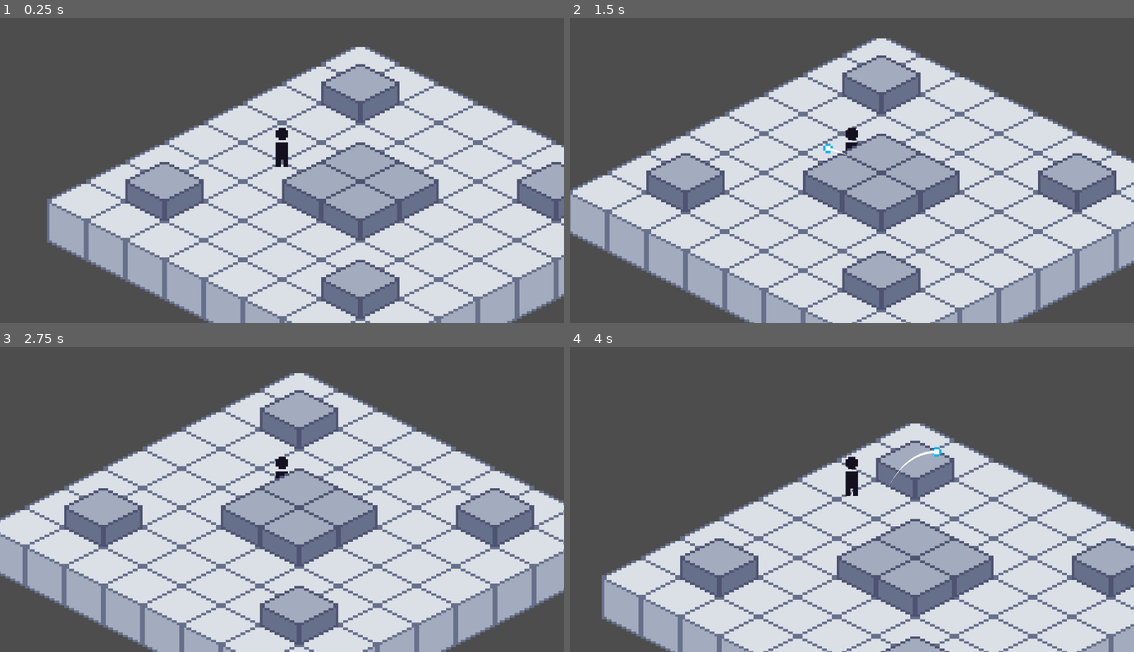
Above: before the commit, frames 1-4 (two rows, left to right).
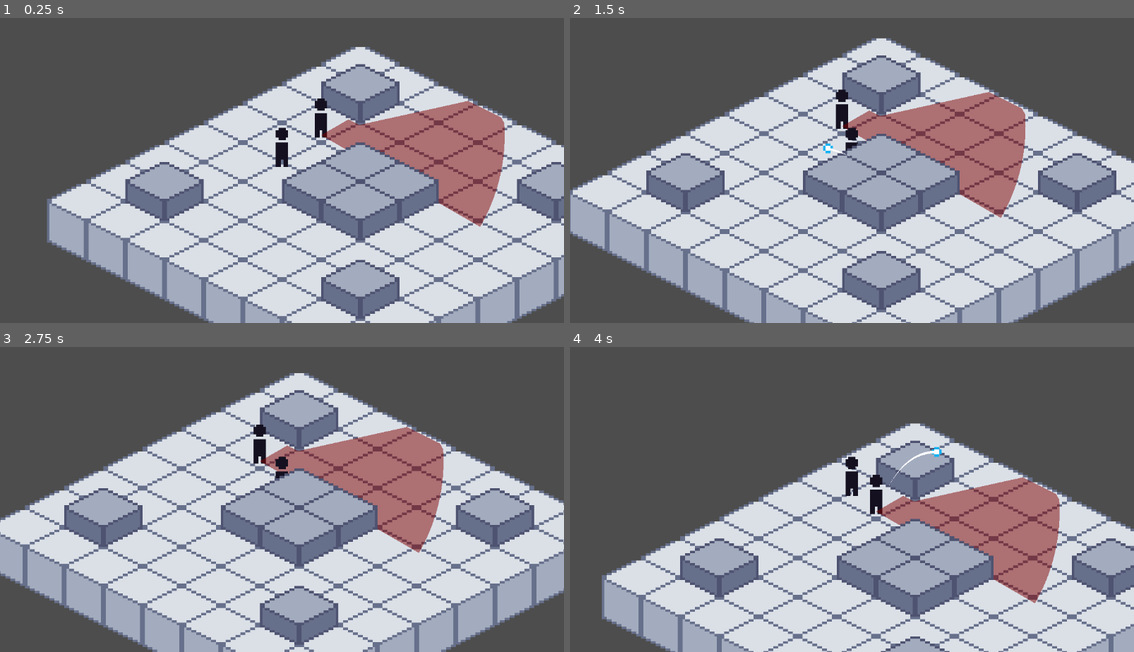
Above: after the commit, the same moments.

Repository: Brooklyn-Dev/stealth-game
Game: Godot game, scene res://Scenes/Game.tscn
The game is run twice, just before and just after one commit, with the same random seed, the same clock (stepped at 60 frames per second) and the same inputs.
Inputs (mouse positions are in pixels of both pictures, inside the frame that each line leads up to):
- Up to frame 1 (0.25 s): no input
- Up to frame 2 (1.5 s): tap Enter at 0.5 s; move the mouse to (976, 149) at 0.52 s; hold Right (ui_right) 0.53-1.28 s; click (976, 149) at 0.6 s; move the mouse to (739, 179) at 1.27 s; hold Down (ui_down) from 1.28 s (still down); click (739, 179) at 1.35 s
- Up to frame 3 (2.75 s): move the mouse to (338, 423) at 2.02 s; release Down (ui_down) at 2.03 s; hold Right (ui_right) from 2.03 s (still down); click (338, 423) at 2.1 s
- Up to frame 4 (4 s): move the mouse to (823, 557) at 2.77 s; release Right (ui_right) at 2.78 s; hold Up (ui_up) 2.78-3.53 s; click (823, 557) at 2.85 s; move the mouse to (1021, 542) at 3.52 s; hold Left (ui_left) from 3.53 s (still down); click (1021, 542) at 3.6 s

The runs differ from the first frame. In frame 1, 6.6% of the frame differs, in the area x 55-90%, y 26-69%; in frame 2, 6.6%; in frame 3, 6.5%; in frame 4, 6.6%.

Commit message:
feat: implement enemy vision

Diff:
--- a/Scenes/Game.tscn
+++ b/Scenes/Game.tscn
@@ -1,8 +1,9 @@
-[gd_scene load_steps=4 format=4 uid="uid://clkpgbjj1y2mf"]
+[gd_scene load_steps=5 format=4 uid="uid://clkpgbjj1y2mf"]
 
 [ext_resource type="TileSet" uid="uid://c2kwfrmdsgv85" path="res://assets/TileSet.tres" id="1_ibkli"]
 [ext_resource type="Script" uid="uid://dqvqhv1pms3td" path="res://scripts/tile_map_layer.gd" id="2_cpr0p"]
-[ext_resource type="PackedScene" uid="uid://jfdw5tg5oaio" path="res://scenes/player/Player.tscn" id="2_qbsmt"]
+[ext_resource type="PackedScene" uid="uid://jfdw5tg5oaio" path="res://Scenes/player/Player.tscn" id="2_qbsmt"]
+[ext_resource type="PackedScene" uid="uid://bn0ljsi1tmmdv" path="res://Scenes/enemy/Enemy.tscn" id="4_kldst"]
 
 [node name="Game" type="Node2D"]
 
@@ -30,3 +31,6 @@
 
 [node name="Camera2D" type="Camera2D" parent="Y-Sort/Player"]
 zoom = Vector2(5, 5)
+
+[node name="Enemy" parent="Y-Sort" instance=ExtResource("4_kldst")]
+position = Vector2(-16, -36)
--- /dev/null
+++ b/Scenes/enemy/Enemy.tscn
@@ -0,0 +1,22 @@
+[gd_scene load_steps=4 format=3 uid="uid://bn0ljsi1tmmdv"]
+
+[ext_resource type="Script" uid="uid://bofsqv0lwnbfk" path="res://Scenes/enemy/enemy.gd" id="1_jwrso"]
+[ext_resource type="Texture2D" uid="uid://c67oxy0qgn17c" path="res://assets/player.png" id="1_tv2d7"]
+
+[sub_resource type="CircleShape2D" id="CircleShape2D_jwrso"]
+radius = 2.0
+
+[node name="Enemy" type="CharacterBody2D"]
+z_index = 5
+y_sort_enabled = true
+script = ExtResource("1_jwrso")
+
+[node name="CollisionShape2D" type="CollisionShape2D" parent="."]
+shape = SubResource("CircleShape2D_jwrso")
+
+[node name="Sprite2D" type="Sprite2D" parent="."]
+texture_filter = 1
+position = Vector2(0, -7)
+texture = ExtResource("1_tv2d7")
+
+[node name="RayCast2D" type="RayCast2D" parent="."]
--- /dev/null
+++ b/Scenes/enemy/enemy.gd
@@ -0,0 +1,56 @@
+extends CharacterBody2D
+
+@onready var raycast = $RayCast2D
+
+@export var vision_range := 75.0
+@export var vision_angle := 60.0
+@export var facing_direction := Vector2.RIGHT
+@export var vision_rays := 32
+
+var player: Node2D
+
+func _ready():
+	player = get_node("../Player")
+
+func _physics_process(delta):
+	if _can_see_player():
+		print("Spotted!")
+	queue_redraw()
+
+func _can_see_player() -> bool:
+	if not player:
+		return false
+
+	var to_player = player.global_position - global_position
+	var distance = to_player.length()
+
+	if distance > vision_range:
+		return false
+
+	var angle_to_player = facing_direction.angle_to(to_player.normalized())
+	if abs(rad_to_deg(angle_to_player)) > vision_angle / 2:
+		return false
+
+	raycast.target_position = to_local(player.global_position)
+	raycast.force_raycast_update()
+
+	return not raycast.is_colliding() or raycast.get_collider() == player
+
+func _draw():
+	var half_angle = deg_to_rad(vision_angle / 2)
+	var points = [Vector2.ZERO]
+
+	for i in range(vision_rays + 1):
+		var angle = -half_angle + (2 * half_angle * i / vision_rays)
+		var direction = facing_direction.rotated(angle)
+
+		raycast.target_position = direction * vision_range
+		raycast.force_raycast_update()
+
+		var end_point = direction * vision_range
+		if raycast.is_colliding():
+			end_point = to_local(raycast.get_collision_point())
+
+		points.append(end_point)
+
+	draw_colored_polygon(points, Color.RED * 0.5)
--- a/project.godot
+++ b/project.godot
@@ -13,6 +13,10 @@
 config/name="stealth-game"
 run/main_scene="uid://clkpgbjj1y2mf"
 config/features=PackedStringArray("4.4", "GL Compatibility")
+
+[dotnet]
+
+project/assembly_name="stealth-game"
 
 [editor_plugins]
 
--- a/scenes/player/Player.tscn
+++ b/scenes/player/Player.tscn
@@ -1,8 +1,8 @@
 [gd_scene load_steps=5 format=3 uid="uid://jfdw5tg5oaio"]
 
 [ext_resource type="Texture2D" uid="uid://c67oxy0qgn17c" path="res://assets/player.png" id="1_p0vlq"]
-[ext_resource type="Script" uid="uid://bemajfntsqj6w" path="res://scenes/player/player.gd" id="1_v6fml"]
-[ext_resource type="PackedScene" uid="uid://bbff1jy458sxy" path="res://scenes/Orb.tscn" id="2_4kuee"]
+[ext_resource type="Script" uid="uid://bemajfntsqj6w" path="res://Scenes/player/player.gd" id="1_v6fml"]
+[ext_resource type="PackedScene" uid="uid://bbff1jy458sxy" path="res://Scenes/Orb.tscn" id="2_4kuee"]
 
 [sub_resource type="CircleShape2D" id="CircleShape2D_5q5h1"]
 radius = 2.0
Not shown, added: Scenes/enemy/enemy.gd.uid
